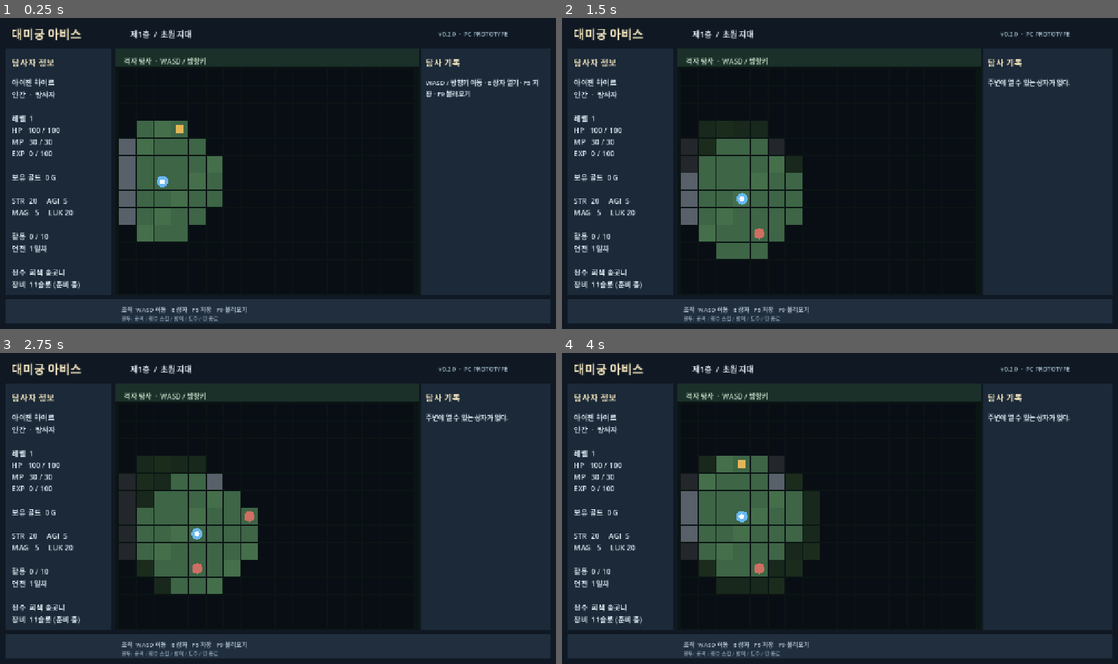
Above: before the commit, frames 1-4 (two rows, left to right).
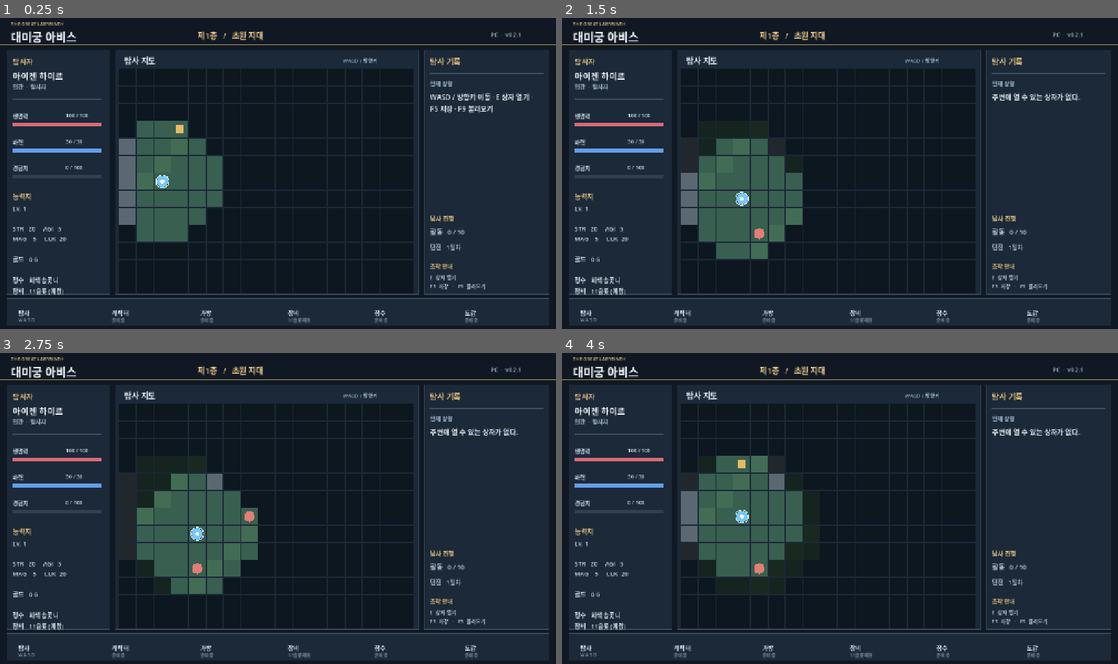
Above: after the commit, the same moments.

Repository: anjunhui007-dev/Abyss_v0_1
Game: Godot game, scene res://scenes/main.tscn
Two runs of this game, one before a commit and one after it. Both use one fixed random seed, a clock stepped at 60 frames per second and the inputs below.
Inputs:
- Up to frame 1 (0.25 s): no input
- Up to frame 2 (1.5 s): tap Enter at 0.5 s; hold D 0.53-1.28 s; tap E at 0.6, 1.35 s; tap Space at 1.25 s; hold S from 1.28 s (still down)
- Up to frame 3 (2.75 s): tap Enter at 2 s; release S at 2.03 s; hold D from 2.03 s (still down); tap E at 2.1 s
- Up to frame 4 (4 s): tap Space at 2.75 s; release D at 2.78 s; hold W 2.78-3.53 s; tap E at 2.85, 3.6 s; tap Enter at 3.5 s; hold A from 3.53 s (still down)

The runs differ from the first frame. In frame 1, 12% of the frame differs, in the area x 0-100%, y 1-99%; in frame 2, 12%; in frame 3, 12%; in frame 4, 12%.

Commit message:
Polish PC HUD with RPG cards, HP MP EXP bars, map and action strip

Diff:
--- a/scripts/main.gd
+++ b/scripts/main.gd
@@ -35,6 +35,11 @@
 var battle_panel: PanelContainer
 var battle_label: Label
 var actions: HBoxContainer
+var hp_value: Label
+var mp_value: Label
+var xp_value: Label
+var activity_value: Label
+var day_value: Label
 
 func _ready() -> void:
 	_build_ui()
@@ -51,44 +56,76 @@
 	add_child(label)
 	return label
 
+func _make_card_button(title_text: String, x: float, shortcut: String) -> void:
+	var item := _make_label(title_text, Vector2(x, 672), 14, Color("d6e3ec"))
+	_make_label(shortcut, Vector2(x, 692), 10, Color("8096a8"))
+
 func _build_ui() -> void:
 	var bg := ColorRect.new()
 	bg.color = Color("101923")
 	bg.set_anchors_and_offsets_preset(Control.PRESET_FULL_RECT)
 	bg.show_behind_parent = true
 	add_child(bg)
-	_make_label("대미궁 아비스", Vector2(26, 17), 28, Color("f0e2bd"))
-	_make_label("제1층  /  초원 지대", Vector2(300, 27), 18)
-	_make_label("v0.2.0  ·  PC PROTOTYPE", Vector2(1010, 30), 14, Color("9cb4c7"))
-	_make_label("탐사자 정보", Vector2(27, 90), 20, Color("f0e2bd"))
-	_make_label("탐사 기록", Vector2(980, 90), 20, Color("f0e2bd"))
-	_make_label("격자 탐사  ·  WASD / 방향키", Vector2(285, 90), 16, Color("c2d8c4"))
-	_make_label("조작  WASD 이동   E 상자   F5 저장   F9 불러오기", Vector2(280, 664), 14, Color("aebfce"))
-	_make_label("전투: 공격 / 정수 스킬 / 방어 / 도주 / 턴 종료", Vector2(280, 687), 12, Color("879bae"))
-	status_label = _make_label("", Vector2(27, 138), 17)
-	status_label.custom_minimum_size = Vector2(215, 460)
-	log_label = _make_label("", Vector2(980, 140), 15)
-	log_label.custom_minimum_size = Vector2(270, 480)
+	_make_label("THE GREAT LABYRINTH", Vector2(25, 9), 11, Color("d7b77b"))
+	_make_label("대미궁 아비스", Vector2(25, 26), 26, Color("f0f4fa"))
+	_make_label("제1층   /   초원 지대", Vector2(455, 30), 18, Color("e5c28a"))
+	_make_label("PC  ·  v0.2.1", Vector2(1130, 33), 13, Color("91a9bd"))
+	_make_label("탐사자", Vector2(29, 90), 17, Color("d9ba7e"))
+	_make_label("아이젠 하이르", Vector2(29, 121), 20, Color("f1f5f9"))
+	_make_label("인간  ·  탐사자", Vector2(29, 151), 13, Color("9fb3c4"))
+	_make_label("생명력", Vector2(29, 219), 13, Color("c4d2dd"))
+	_make_label("마력", Vector2(29, 279), 13, Color("c4d2dd"))
+	_make_label("경험치", Vector2(29, 339), 13, Color("c4d2dd"))
+	hp_value = _make_label("", Vector2(151, 219), 12)
+	mp_value = _make_label("", Vector2(151, 279), 12)
+	xp_value = _make_label("", Vector2(151, 339), 12)
+	_make_label("능력치", Vector2(29, 403), 15, Color("d9ba7e"))
+	status_label = _make_label("", Vector2(29, 433), 14)
+	_make_label("탐사 지도", Vector2(286, 88), 18, Color("e4edf3"))
+	_make_label("WASD / 방향키", Vector2(790, 92), 12, Color("9fb6c6"))
+	_make_label("탐사 기록", Vector2(989, 90), 18, Color("d9ba7e"))
+	_make_label("현재 상황", Vector2(990, 143), 13, Color("9fb6c6"))
+	log_label = _make_label("", Vector2(990, 173), 16, Color("e3eaf0"))
 	log_label.autowrap_mode = TextServer.AUTOWRAP_WORD_SMART
-	log_label.size = Vector2(270, 470)
+	log_label.size = Vector2(250, 240)
+	_make_label("탐사 진행", Vector2(990, 454), 14, Color("d9ba7e"))
+	activity_value = _make_label("", Vector2(990, 484), 15)
+	day_value = _make_label("", Vector2(990, 520), 14, Color("aebfcf"))
+	_make_label("조작 안내", Vector2(990, 565), 13, Color("d9ba7e"))
+	_make_label("E  상자 열기", Vector2(990, 592), 12, Color("aebfcf"))
+	_make_label("F5  저장   ·   F9  불러오기", Vector2(990, 612), 12, Color("aebfcf"))
+	_make_card_button("탐사", 42, "W A S D")
+	_make_card_button("캐릭터", 257, "준비 중")
+	_make_card_button("가방", 461, "준비 중")
+	_make_card_button("장비", 663, "11슬롯 예정")
+	_make_card_button("정수", 862, "준비 중")
+	_make_card_button("도감", 1070, "준비 중")
 	battle_panel = PanelContainer.new()
-	battle_panel.position = Vector2(292, 170)
-	battle_panel.custom_minimum_size = Vector2(650, 360)
+	battle_panel.position = Vector2(294, 176)
+	battle_panel.custom_minimum_size = Vector2(652, 365)
 	battle_panel.visible = false
+	var style := StyleBoxFlat.new()
+	style.bg_color = Color("1d2c3c")
+	style.border_color = Color("b59660")
+	style.set_border_width_all(2)
+	style.set_corner_radius_all(12)
+	style.set_content_margin_all(16)
+	battle_panel.add_theme_stylebox_override("panel", style)
 	add_child(battle_panel)
 	var content := VBoxContainer.new()
-	content.add_theme_constant_override("separation", 12)
+	content.add_theme_constant_override("separation", 13)
 	battle_panel.add_child(content)
 	battle_label = Label.new()
-	battle_label.custom_minimum_size = Vector2(625, 265)
-	battle_label.add_theme_font_size_override("font_size", 19)
+	battle_label.custom_minimum_size = Vector2(610, 262)
+	battle_label.add_theme_font_size_override("font_size", 18)
 	content.add_child(battle_label)
 	actions = HBoxContainer.new()
+	actions.add_theme_constant_override("separation", 5)
 	content.add_child(actions)
 	for data in [["공격", "attack"], ["정수 스킬", "skill"], ["방어", "guard"], ["도주", "flee"], ["턴 종료", "end"]]:
 		var btn := Button.new()
 		btn.text = data[0]
-		btn.custom_minimum_size = Vector2(118, 46)
+		btn.custom_minimum_size = Vector2(116, 44)
 		btn.pressed.connect(_battle_action.bind(data[1]))
 		actions.add_child(btn)
 		buttons.append(btn)
@@ -266,46 +303,70 @@
 
 func _refresh() -> void:
 	var max_hp: int = 100 + (level - 1) * 20
-	status_label.text = "아이젠 하이르\n인간  ·  탐사자\n\n레벨  %d\nHP   %d / %d\nMP   %d / 30\nEXP  %d / %d\n\n보유 골드  %d G\n\nSTR  20     AGI  5\nMAG   5     LUK 20\n\n활동  %d / 10\n던전  %d일차\n\n정수  회색 송곳니\n장비  11슬롯 (준비 중)" % [level, hp, max_hp, mp, exp_points, level * 100, gold, activity, day]
+	hp_value.text = "%d / %d" % [hp, max_hp]
+	mp_value.text = "%d / 30" % mp
+	xp_value.text = "%d / %d" % [exp_points, level * 100]
+	status_label.text = "Lv. %d\n\nSTR   20     AGI   5\nMAG    5     LUK  20\n\n골드   %d G\n\n정수   회색 송곳니\n장비   11슬롯 (예정)" % [level, gold]
 	log_label.text = message
+	activity_value.text = "활동   %d / 10" % activity
+	day_value.text = "던전   %d일차" % day
 	if phase == "battle":
-		battle_label.text = "전투: %s\n적 HP: %d / %d\n내 HP: %d   MP: %d   AP: %.1f / 2.0\n\n%s" % [enemy_name, maxi(0, enemy_hp), enemy_max_hp, hp, mp, ap, "\n".join(combat_log.slice(maxi(0, combat_log.size() - 5)))]
+		battle_label.text = "전투  ·  %s\n\n적 HP  %d / %d\n내 HP  %d     MP  %d     AP  %.1f / 2.0\n\n%s" % [enemy_name, maxi(0, enemy_hp), enemy_max_hp, hp, mp, ap, "\n".join(combat_log.slice(maxi(0, combat_log.size() - 5)))]
 		buttons[0].disabled = ap < 1.0
 		buttons[1].disabled = ap < 1.0 or mp < 8
 		buttons[2].disabled = ap < 0.5
 		buttons[3].disabled = ap < 0.5
 	queue_redraw()
 
+func _card(rect: Rect2, color: Color) -> void:
+	draw_rect(rect, color)
+	draw_rect(rect, Color("35475a"), false, 1.0)
+
+func _bar(y: float, fraction: float, tint: Color) -> void:
+	var width_value: float = 205.0
+	draw_rect(Rect2(29, y, width_value, 9), Color("304052"))
+	draw_rect(Rect2(29, y, width_value * clampf(fraction, 0.0, 1.0), 9), tint)
+
 func _draw() -> void:
-	draw_rect(Rect2(12, 75, 244, 566), Color("1b2938"))
-	draw_rect(Rect2(267, 75, 697, 566), Color("1a3029"))
-	draw_rect(Rect2(971, 75, 297, 566), Color("1b2938"))
-	draw_rect(Rect2(12, 650, 1256, 58), Color("202e3e"))
-	draw_rect(Rect2(267, 116, 697, 525), Color("0b1514"))
+	draw_rect(Rect2(0, 0, 1280, 720), Color("101923"))
+	draw_rect(Rect2(0, 65, 1280, 2), Color("b59660"))
+	_card(Rect2(15, 77, 239, 563), Color("1b2938"))
+	_card(Rect2(267, 77, 697, 563), Color("1b2938"))
+	_card(Rect2(977, 77, 288, 563), Color("1b2938"))
+	_card(Rect2(15, 650, 1250, 63), Color("1b2938"))
+	draw_rect(Rect2(29, 190, 205, 1), Color("3b4e60"))
+	draw_rect(Rect2(29, 390, 205, 1), Color("3b4e60"))
+	_bar(244, float(hp) / float(maxi(1, 100 + (level - 1) * 20)), Color("d96b76"))
+	_bar(304, float(mp) / 30.0, Color("649ee8"))
+	_bar(364, float(exp_points) / float(maxi(1, level * 100)), Color("d8b66f"))
+	draw_rect(Rect2(989, 131, 263, 1), Color("3b4e60"))
+	draw_rect(Rect2(989, 438, 263, 1), Color("3b4e60"))
+	draw_rect(Rect2(989, 551, 263, 1), Color("3b4e60"))
 	for y in range(H):
 		for x in range(W):
 			var p: Vector2i = Vector2i(x, y)
 			var rect: Rect2 = Rect2(ORIGIN + Vector2(x * CELL, y * CELL), Vector2(CELL - 2, CELL - 2))
 			var dist: int = absi(x - player.x) + absi(y - player.y)
 			if not explored.has(p):
-				draw_rect(rect, Color("090e15"))
+				draw_rect(rect, Color("0d1720"))
 				continue
 			var visible_now: bool = dist <= 4 and absi(x - player.x) <= 3 and absi(y - player.y) <= 3
-			var c: Color = Color("3d6546")
+			var c: Color = Color("385f50")
 			if walls.has(p):
-				c = Color("58606a")
-			elif (x + y) % 5 == 0:
-				c = Color("446f4a")
+				c = Color("5b6872")
+			elif (x + y) % 7 == 0:
+				c = Color("436c54")
 			if not visible_now:
-				c = c.darkened(0.6)
+				c = c.darkened(0.62)
 			draw_rect(rect, c)
 			if visible_now and chests.has(p):
-				draw_rect(rect.grow(-10), Color("e2b657"))
+				draw_rect(rect.grow(-10), Color("e5bb68"))
 			if visible_now and monsters.has(p):
-				draw_circle(rect.get_center(), 12, Color("cf6e62"))
+				draw_circle(rect.get_center(), 12, Color("e37d75"))
 			if p == player:
-				draw_circle(rect.get_center(), 13, Color("68b8f2"))
-				draw_circle(rect.get_center(), 6, Color("f5f9ff"))
+				draw_circle(rect.get_center(), 13, Color("79c7fa"))
+				draw_arc(rect.get_center(), 15, 0, TAU, 24, Color("d7f1ff"), 2.0)
+				draw_circle(rect.get_center(), 5, Color("f5f9ff"))
 
 func _save() -> void:
 	var e: Array = []
